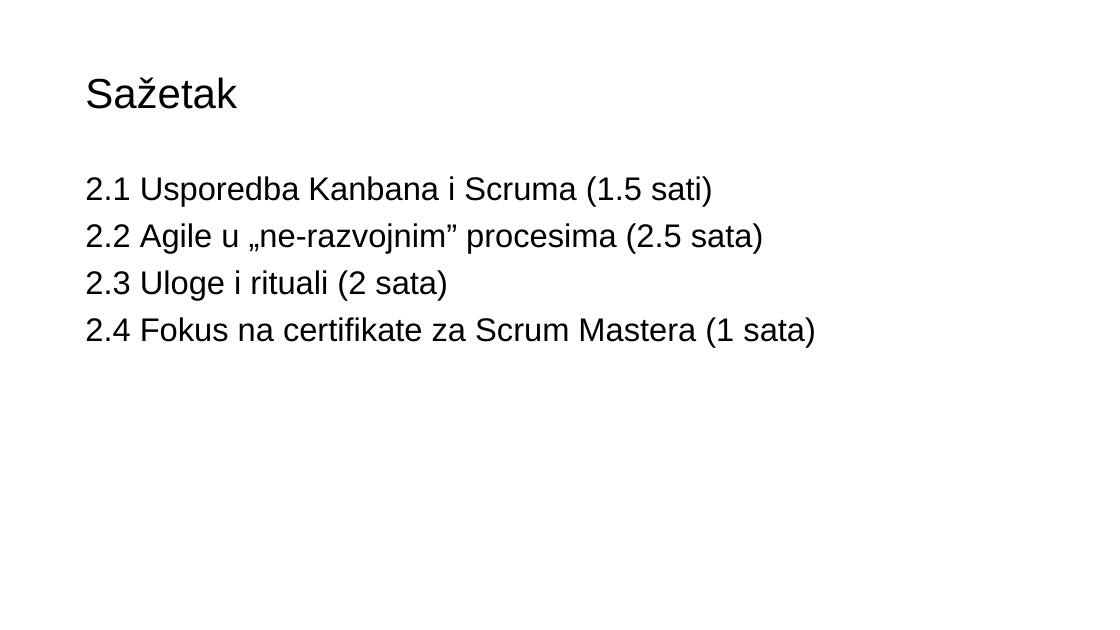
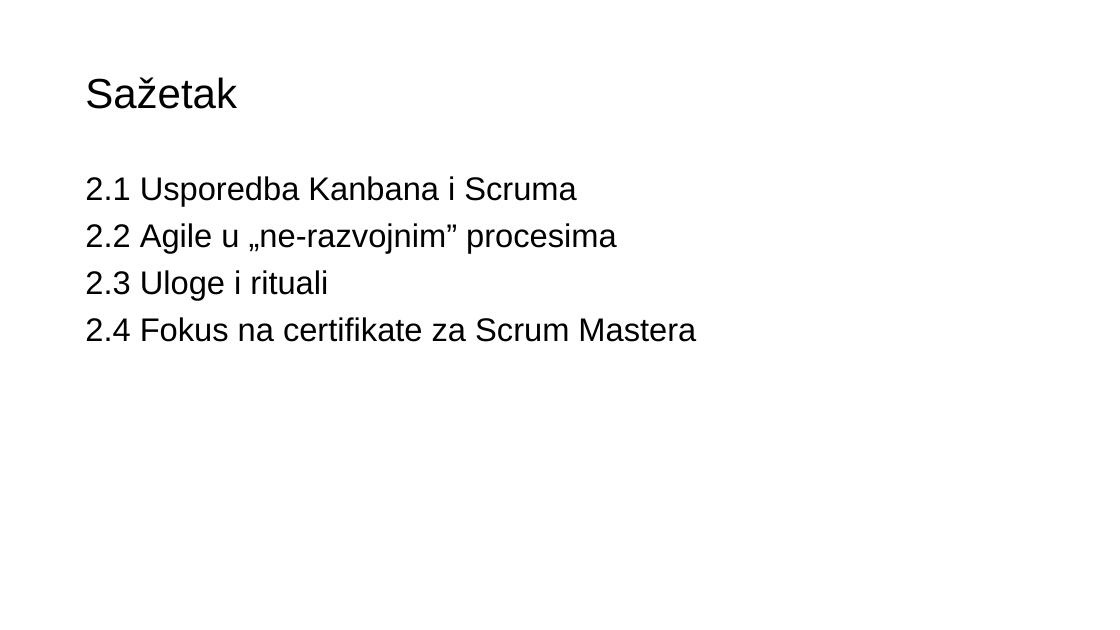
Before and after one commit to dinoDuvnjak/shift4it, a slide deck: slide 3 of 1-agile/AGILE_unit_2_FINAL_HR.pptx. Drawn at 1120x630 pixels with LibreOffice and Linux fonts; fonts in the diff are those of the drawing; background and template pictures are left out. Boxes give left, top, right and bottom in pixels: in the first picture for what was removed or moved away, otherwise in the second. Text is boxed around its words. In the diff, an @@ line names an element or a change of style, - is before the commit and + after.

```diff
--- a/1-agile/AGILE_unit_2_FINAL_HR.pptx
+++ b/1-agile/AGILE_unit_2_FINAL_HR.pptx
@@ text at [85, 176, 696, 342]: text changed @@
-2.1 Usporedba Kanbana i Scruma (1.5 sati)
-2.2 Agile u „ne-razvojnim” procesima (2.5 sata)
-2.3 Uloge i rituali (2 sata)
-2.4 Fokus na certifikate za Scrum Mastera (1 sata)
+2.1 Usporedba Kanbana i Scruma
+2.2 Agile u „ne-razvojnim” procesima
+2.3 Uloge i rituali
+2.4 Fokus na certifikate za Scrum Mastera
```
Also in this commit, not shown: 5 other files.
